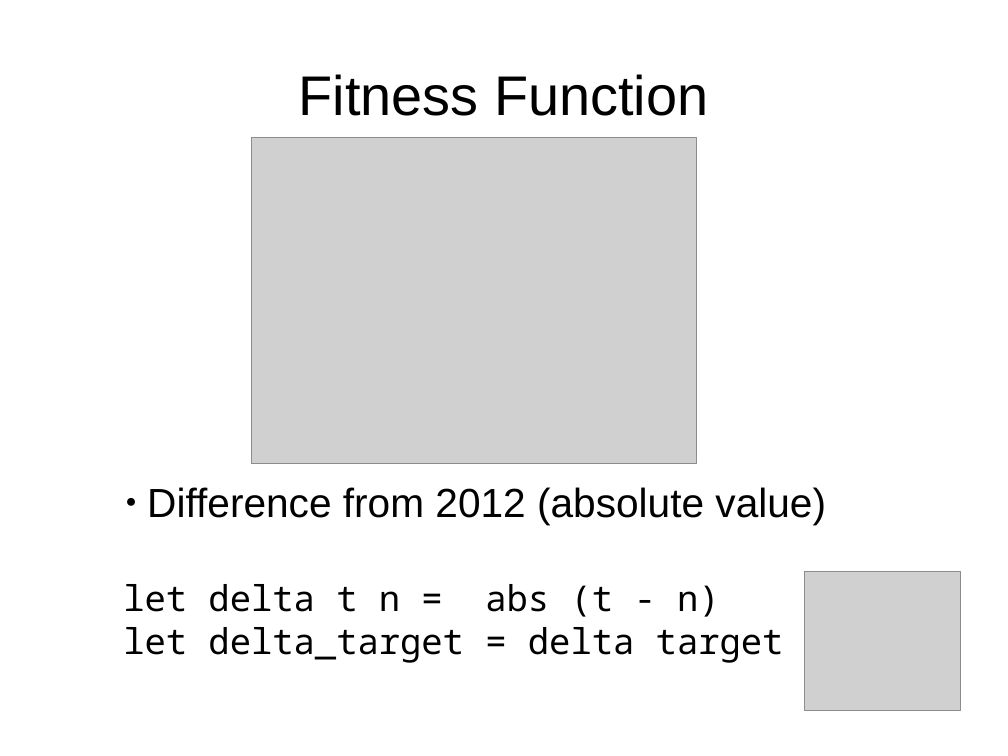
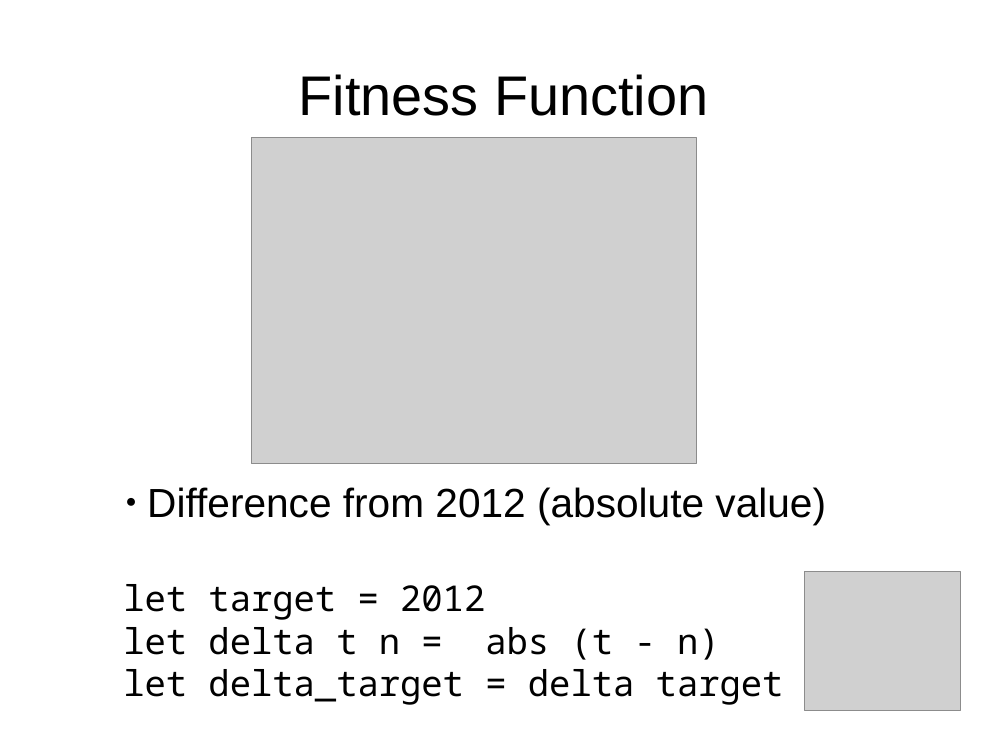
Before and after one commit to philtomson/OSBridge2012Talk, a slide deck: slide 11 of OSBridge2012.odp. Drawn at 1008x756 pixels with LibreOffice and Linux fonts; fonts in the diff are those of the drawing; grey boxes stand for pictures. Boxes give left, top, right and bottom in pixels: in the first picture for what was removed or moved away, otherwise in the second. Text is boxed around its words. In the diff, an @@ line names an element or a change of style, - is before the commit and + after.

```diff
--- a/OSBridge2012.odp
+++ b/OSBridge2012.odp
@@ text at bbox=[123, 584, 485, 620]: paragraph added @@
+let target = 2012
```
Also in this commit, not shown: 1 other slide changed, 4 slides added, 1 slide removed, 2 other files.
